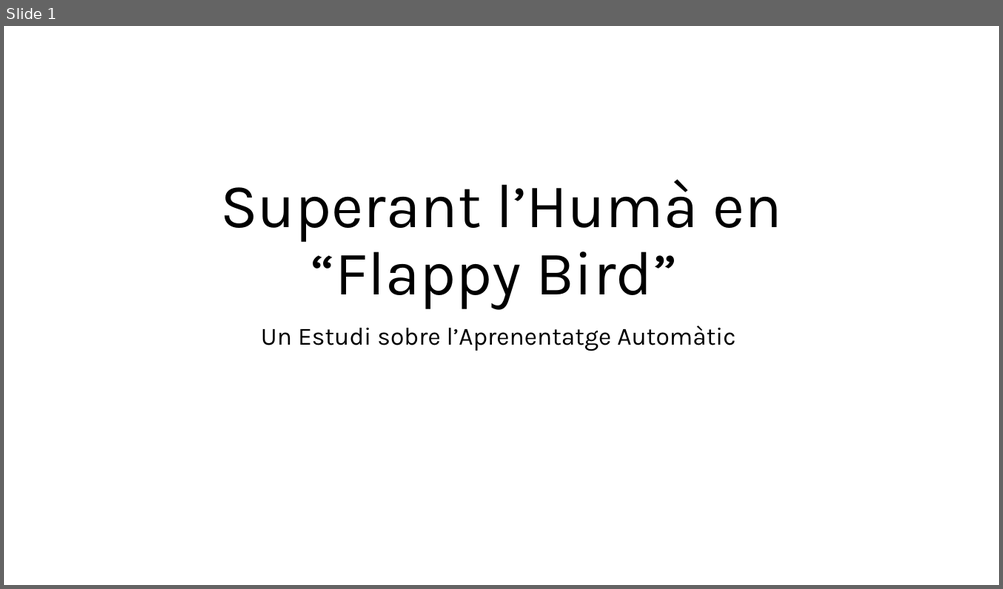
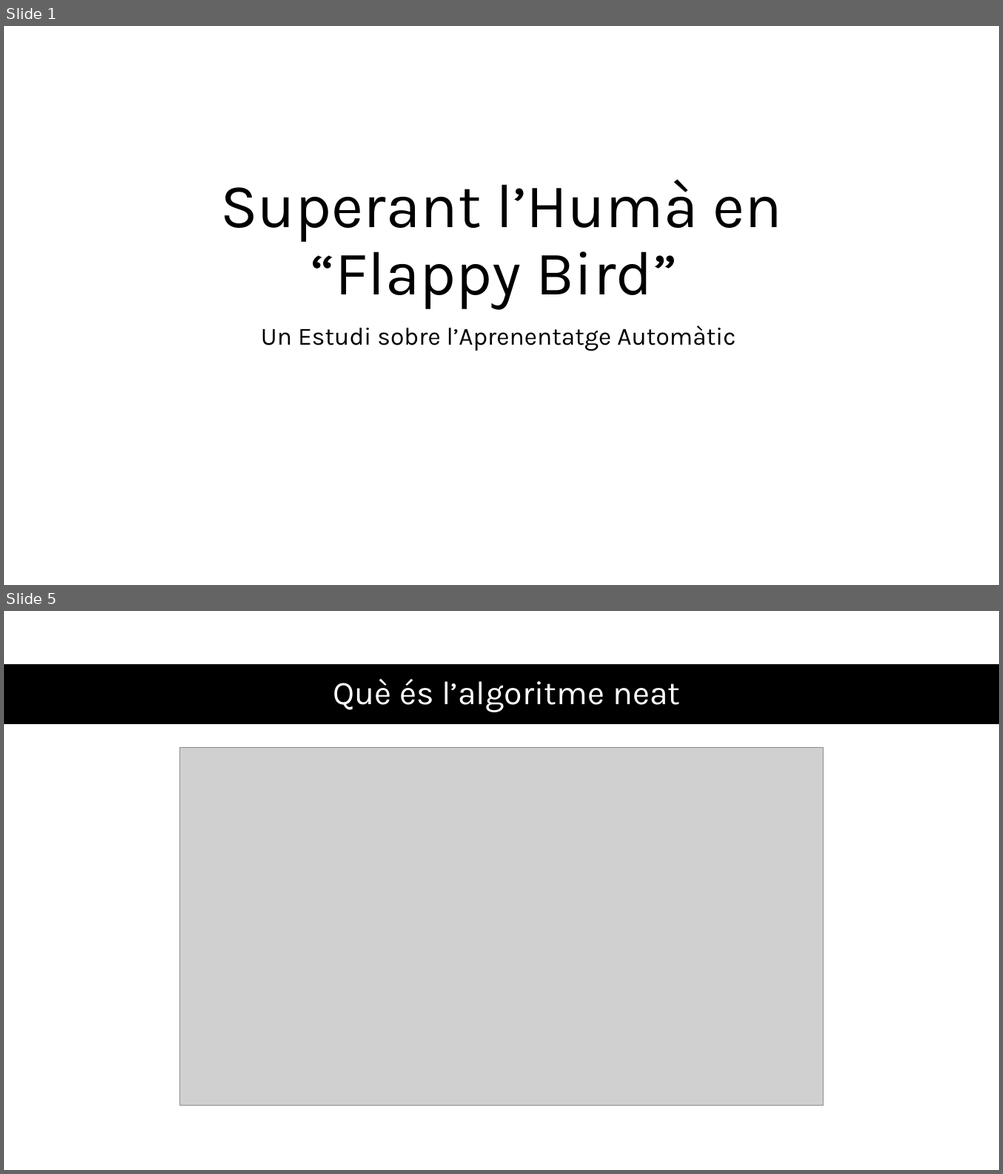
Before and after one commit to FerrerJan/Treball-de-Recerca-IA, a slide deck: TR_ESCRIT/SUPERANT-L'HUMÀ.pptx. Shown one above the other, each under a label of ours: slide 1 before the commit, slides 1 and 5 after it; the slides between them are not shown. The pictures are 1003x589 and 1003x1174 pixels, drawn with LibreOffice and Linux fonts; fonts in the diff are those of the drawing; grey boxes stand for pictures. Boxes give left, top, right and bottom in pixels: in the first picture for what was removed or moved away, otherwise in the second. Text is boxed around its words. In the diff, an @@ line names an element or a change of style, - is before the commit and + after.

```diff
--- a/TR_ESCRIT/SUPERANT-L'HUMÀ.pptx
+++ b/TR_ESCRIT/SUPERANT-L'HUMÀ.pptx
@@ slide 5 added at [4, 611, 999, 1170], background #FFFFFF @@
@@ rectangle added at [4, 664, 999, 724], fill #000000 @@
@@ title added at [333, 679, 680, 712], 32 pt, text #FFFFFF @@
+Què és l’algoritme neat
@@ picture added at [180, 748, 823, 1106] @@
```
Also in this commit, not shown: 12 other slides added, 1 slide removed.
